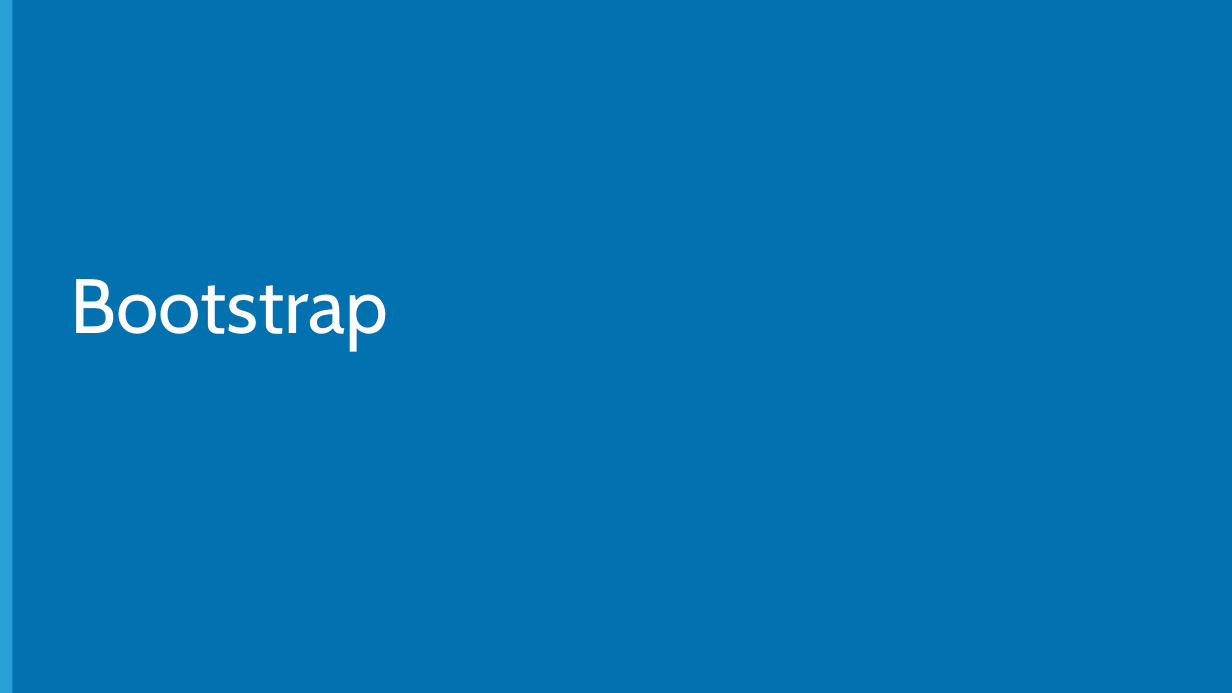
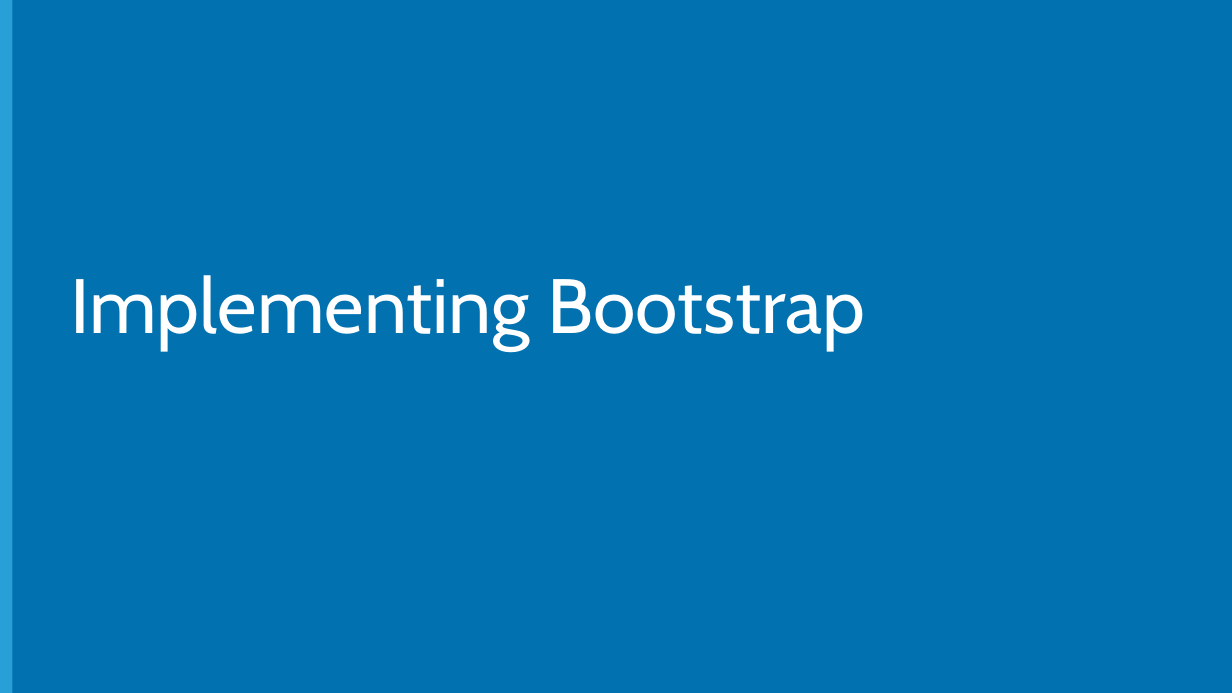
Before and after one commit to Microsoft-Web/NodeCamp, a slide deck: slide 8 of Presentation/CreatingTheUI/CreatingTheUI.pptx. Drawn at 1232x693 pixels with LibreOffice and Linux fonts; fonts in the diff are those of the drawing; background and template pictures are left out. Boxes give left, top, right and bottom in pixels: in the first picture for what was removed or moved away, otherwise in the second. Text is boxed around its words. In the diff, an @@ line names an element or a change of style, - is before the commit and + after.

```diff
--- a/Presentation/CreatingTheUI/CreatingTheUI.pptx
+++ b/Presentation/CreatingTheUI/CreatingTheUI.pptx
@@ title at (70, 275, 866, 350): text changed @@
-Bootstrap
+Implementing Bootstrap
```
Also in this commit, not shown: 9 other slides changed, 6 other files.
